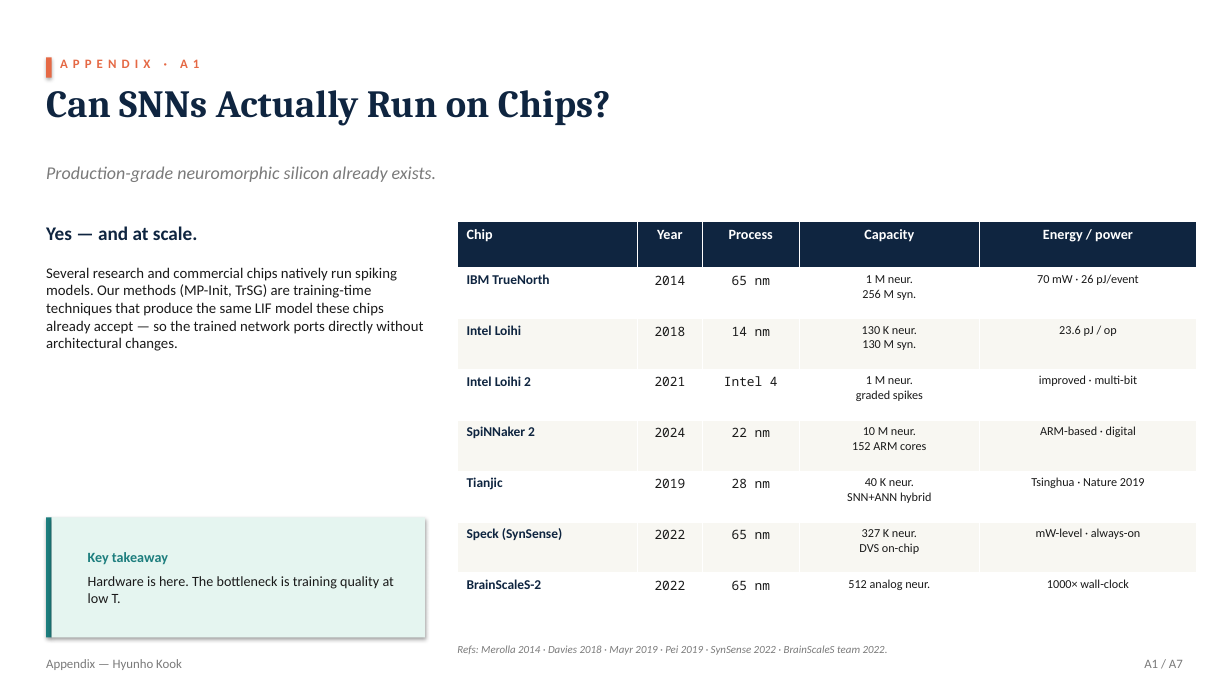
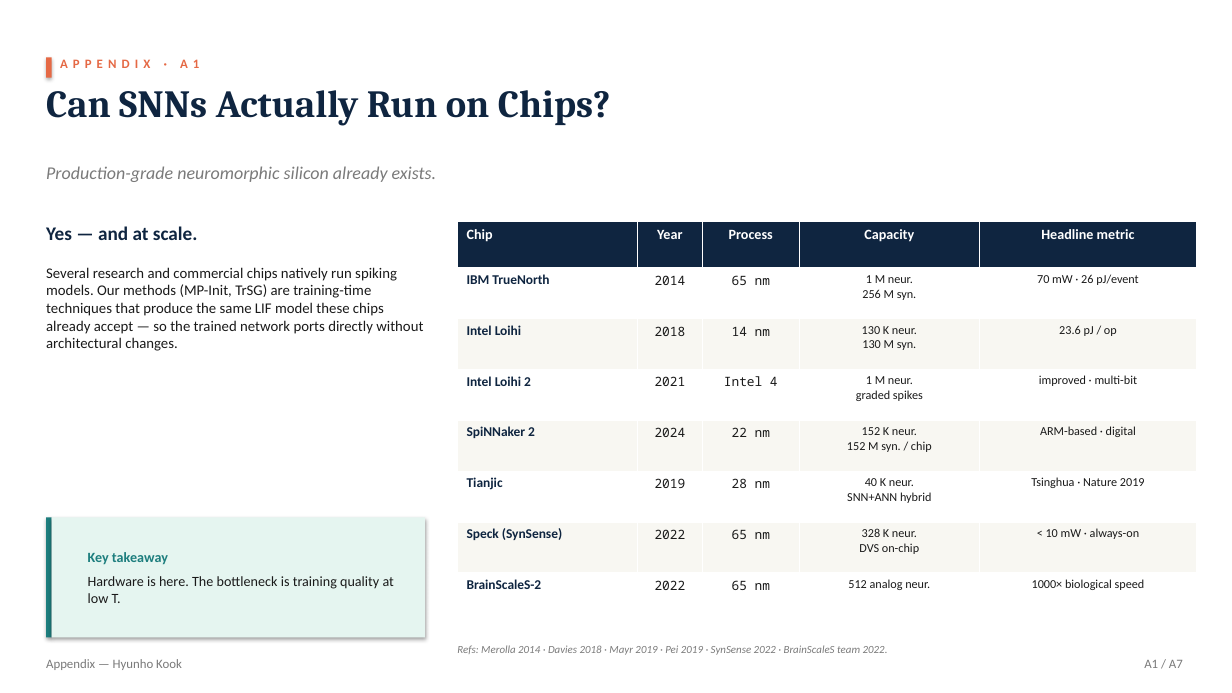
Before and after one commit to kookhh0827/POSTECH_thesis_template_latex, a slide deck: slide 22 of Hyunho_Kook_Master_Defense.pptx. Drawn at 1232x693 pixels with LibreOffice and Linux fonts; fonts in the diff are those of the drawing. Boxes give left, top, right and bottom in pixels: in the first picture for what was removed or moved away, otherwise in the second. Text is boxed around its words. In the diff, an @@ line names an element or a change of style, - is before the commit and + after.

```diff
--- a/Hyunho_Kook_Master_Defense.pptx
+++ b/Hyunho_Kook_Master_Defense.pptx
@@ table at <box>457,222,1197,624</box> @@
-row 1, column 5: Energy / power
+row 1, column 5: Headline metric
-row 5, column 4: 10 M neur. / 152 ARM cores
+row 5, column 4: 152 K neur. / 152 M syn. / chip
-row 7, column 4: 327 K neur. / DVS on-chip
+row 7, column 4: 328 K neur. / DVS on-chip
-row 7, column 5: mW-level · always-on
+row 7, column 5: < 10 mW · always-on
-row 8, column 5: 1000× wall-clock
+row 8, column 5: 1000× biological speed
```
Also in this commit, not shown: 5 other slides changed, 2 other files.
